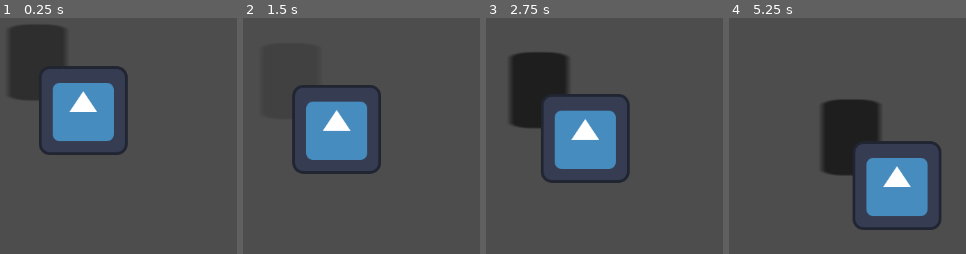
Above: before the commit, frames 1-4 (left to right).
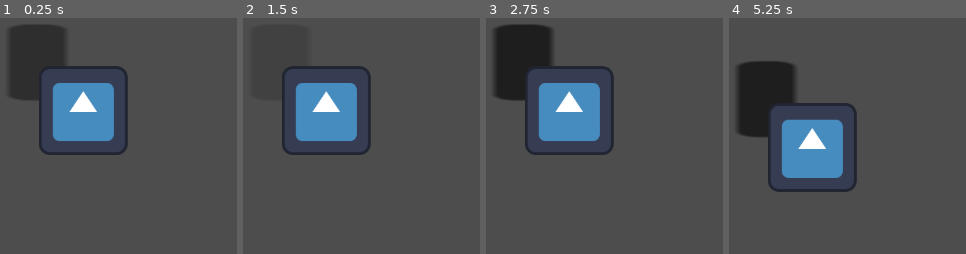
Above: after the commit, the same moments.

Repository: FlorianLesieur/UniJamTeam2Coop
Game: Godot game, scene res://Scripts/PhilemonTest/control.tscn
Two runs of this game, one before a commit and one after it. Both use one fixed random seed, a clock stepped at 60 frames per second and the inputs below. The project has no main scene, so this scene is started directly. The engine's default icon, where the game draws it, is replaced by a stand-in: a white triangle on a blue panel in a dark square.
Inputs (mouse positions are in pixels of both pictures, inside the frame that each line leads up to; where the layout moved, square brackets give the same spot in the first picture):
- Up to frame 1 (0.25 s): no input
- Up to frame 2 (1.5 s): click (280, 62) at 0.5 s; click (280, 62) [285, 72] at 1.25 s
- Up to frame 3 (2.75 s): click (523, 62) [533, 81] at 2 s
- Up to frame 4 (5.25 s): tap Enter at 2.75, 4.25 s; move the mouse to (outside the picture) at 2.77 s; tap Space at 3.5, 5 s; move the mouse to (811, 199) at 3.52 s; move the mouse to (outside the picture) at 4.27 s; move the mouse to (outside the picture) at 5.02 s

The runs differ from the first frame. In frame 2, 9.3% of the frame differs, in the area x 16-59%, y 20-67%; in frame 3, 17%; in frame 4, 25%, in the area x 3-90%, y 18-90%.

Commit message:
boutton se met par rapport a la position initiale de la souris

Diff:
--- a/Scripts/PhilemonTest/control.tscn
+++ b/Scripts/PhilemonTest/control.tscn
@@ -34,7 +34,7 @@
 
 [node name="Icon" type="Sprite2D" parent="Button" unique_id=1117698301]
 position = Vector2(10.38199, 45.40225)
-scale = Vector2(0.09612956, 0.3661472)
+scale = Vector2(0.09598172, 0.3661472)
 texture = ExtResource("2_4hhxt")
 
 [connection signal="button_down" from="Button" to="Button" method="_on_button_down"]
--- a/Scripts/drag_drop.gd
+++ b/Scripts/drag_drop.gd
@@ -2,6 +2,8 @@
 
 var is_pressed := false
 var speed= 400
+var pos_x_pressed
+var pos_y_pressed
 # Called when the node enters the scene tree for the first time.
 func _ready() -> void:
 	pass
@@ -11,12 +13,15 @@
 func _process(delta: float) -> void:
 	if is_pressed :
 		var position_souris= get_local_mouse_position()
-		position.x=move_toward(position.x,position.x+position_souris.x,delta*speed)
-		position.y=move_toward(position.y,position.y+position_souris.y,delta*speed)
+		position.x=move_toward(position.x,position.x-pos_x_pressed+position_souris.x,delta*speed)
+		position.y=move_toward(position.y,position.y-pos_y_pressed+position_souris.y,delta*speed)
 
 
 func _on_button_down() -> void:
 	is_pressed=true
+	var position_souris= get_local_mouse_position()
+	pos_x_pressed=position_souris.x
+	pos_y_pressed=position_souris.y
 
 
 func _on_button_up() -> void:
